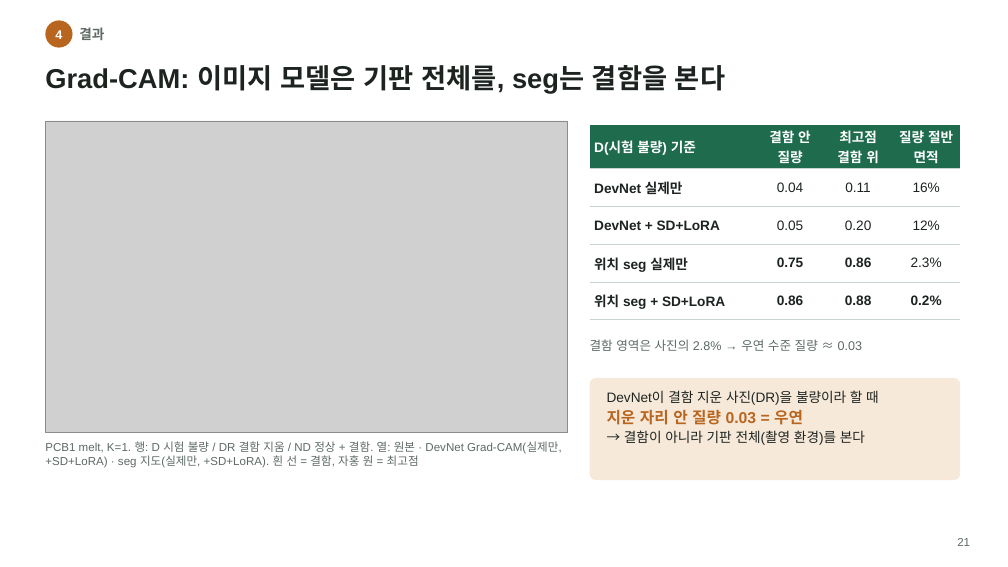
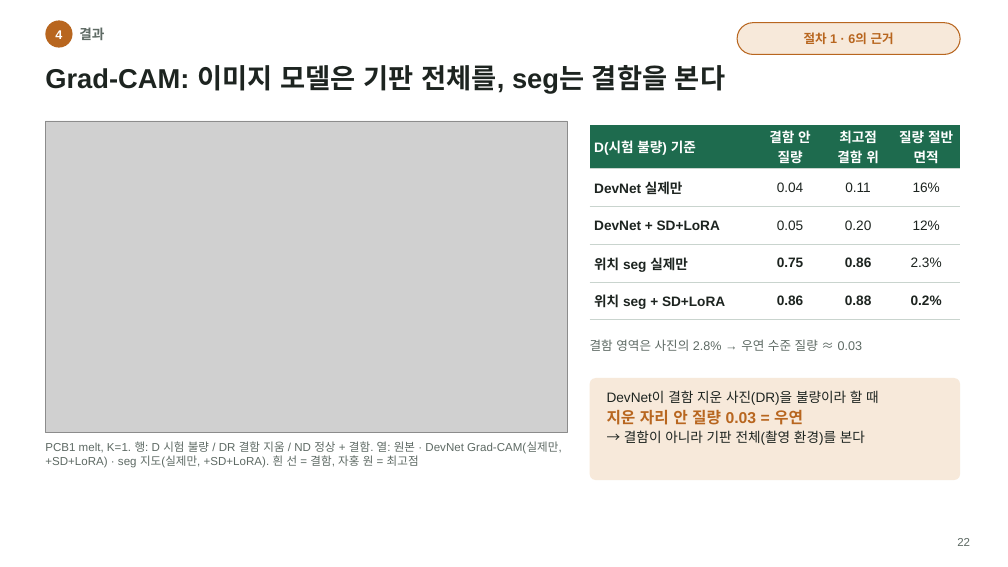
Before and after one commit to Junho-YEO-maker/26_2_DeepLearning, a slide deck: slide 22 of PCB_AD_presentation.pptx (slide 21 before the commit). Drawn at 1008x567 pixels with LibreOffice and Linux fonts; fonts in the diff are those of the drawing; grey boxes stand for pictures. Boxes give left, top, right and bottom in pixels: in the first picture for what was removed or moved away, otherwise in the second. Text is boxed around its words. In the diff, an @@ line names an element or a change of style, - is before the commit and + after.

```diff
--- a/PCB_AD_presentation.pptx
+++ b/PCB_AD_presentation.pptx
@@ rounded rectangle added at (737, 23, 960, 54), fill #F7E9DA, outline #B8661F 1 pt, 12 pt, text #B8661F, bold @@
+절차 1 · 6의 근거
@@ text at (957, 538, 970, 546): text changed @@
-21
+22
```
Also in this commit, not shown: 25 other slides changed, 2 slides added, 2 other files.
